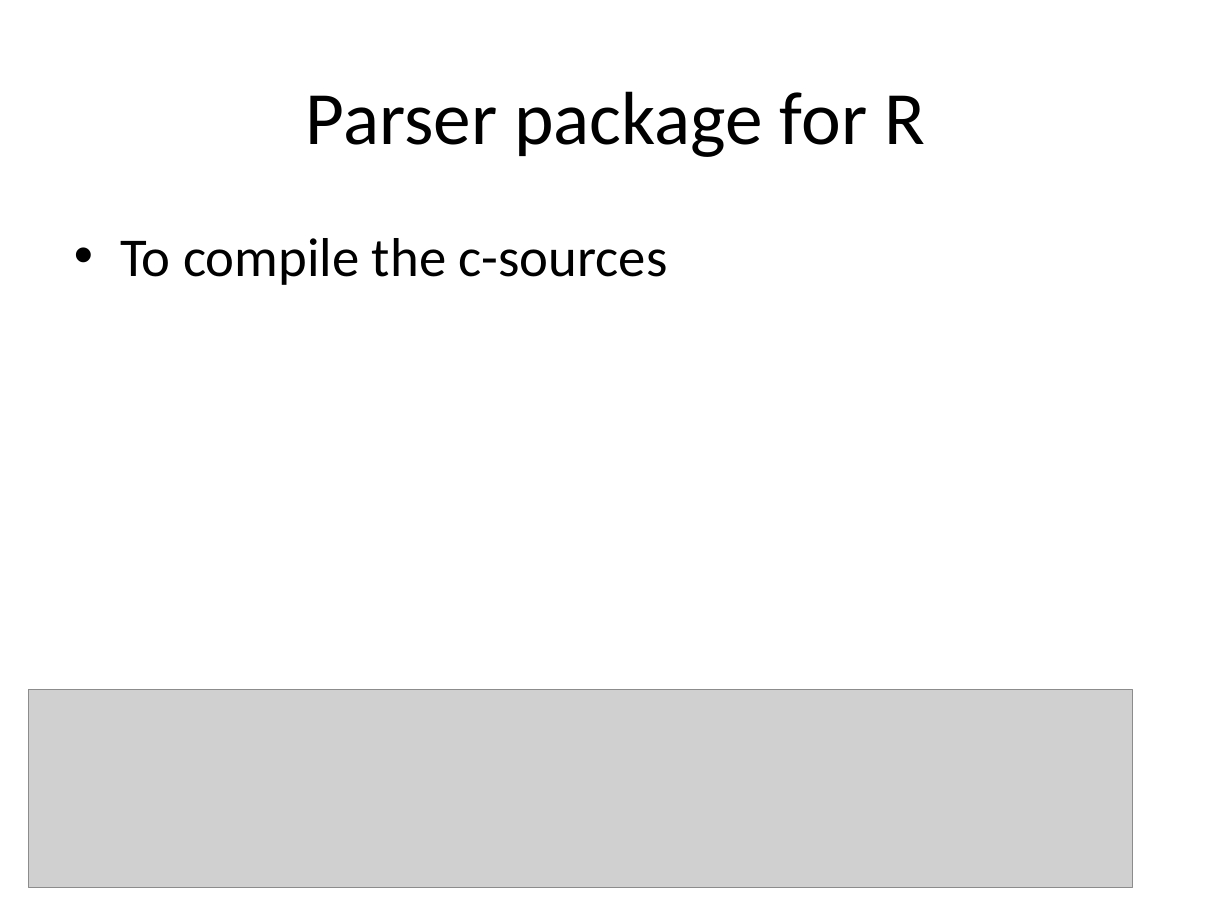
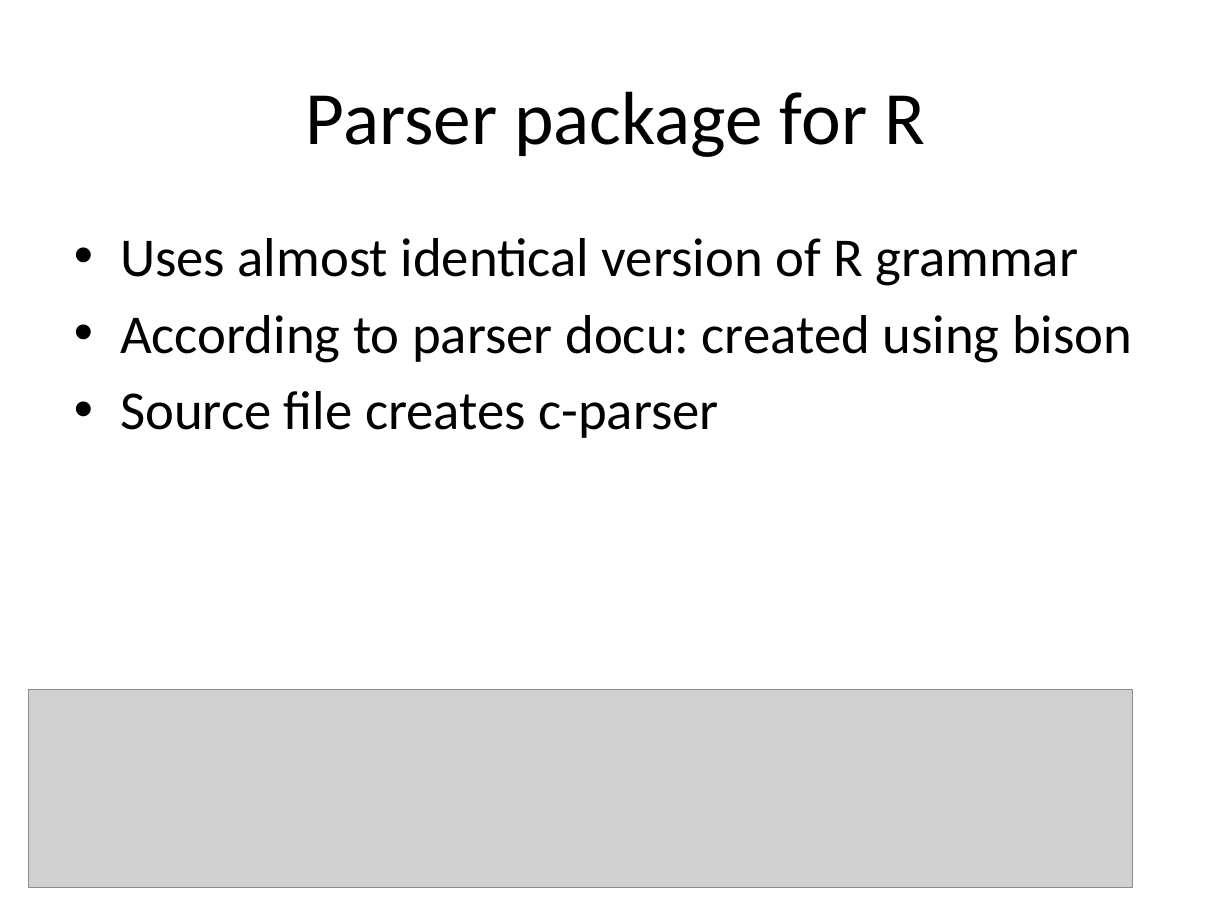
Before and after one commit to holgerbrandl/r4intellij, a slide deck: slide 8 of R4Intellij.pptx. Drawn at 1232x924 pixels with LibreOffice and Linux fonts; fonts in the diff are those of the drawing; grey boxes stand for pictures. Boxes give left, top, right and bottom in pixels: in the first picture for what was removed or moved away, otherwise in the second. Text is boxed around its words. In the diff, an @@ line names an element or a change of style, - is before the commit and + after.

Commit message:
started antlr-based parser using GrammarKit

```diff
--- a/R4Intellij.pptx
+++ b/R4Intellij.pptx
@@ text at (120, 238, 1132, 438): text changed @@
-• To compile the c-sources
+• Uses almost identical version of R grammar
+• According to parser docu: created using bison
+• Source file creates c-parser
```
Also in this commit, not shown: 4 other slides changed, 4 slides added, 2 slides removed, 19 other files.
